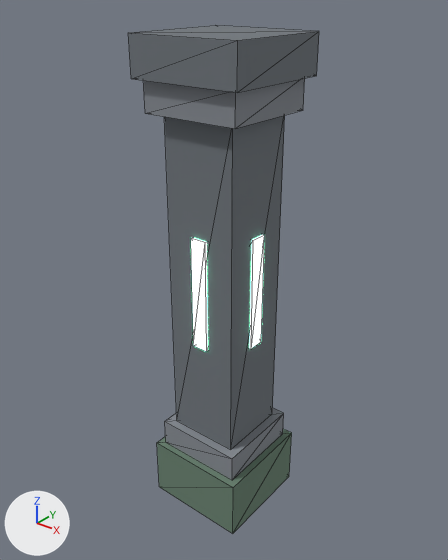
One commit to the glTF model assets/models/castle/castle_pillar.glb: the scene before it, then after it.
Both versions are drawn from a 50 mm lens placed at (2.39, -3.0, 3.67), pointed at (-0.03, 0.03, 1.8). The lights are fixed; the arrows at lower left show +X, +Y and +Z. The older version comes first. Mesh edges are drawn as thin lines. Vertices at exactly the same position are counted once.

In view in the first picture: 'Castle_Pillar'.
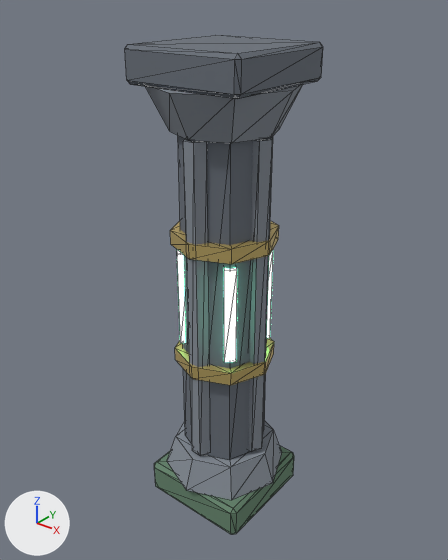
The change in detail:
Material 'PS1_GoldTrim' (mat_ps1_goldtrim) is new.
Its base color is (0.72, 0.55, 0.2) (yellow #ddc47c).
Its metallic is 0.65.
Its roughness is 0.4.
me_castle_pillar is used by ob_castle_pillar; location (0.0, 0.0, 0.0).
me_castle_pillar had 56 vertices, 84 faces and spanned x -0.39..0.39, y -0.39..0.39, z 0.0..3.4.
me_castle_pillar now has 208 vertices, 356 faces and spans x -0.48..0.48, y -0.48..0.48, z 0.0..3.34.
me_castle_pillar part 1: a new loose piece, an 8-sided cut cone along z (radius 0.31 at the low end, 0.29 at the high end) spanning x -0.31..0.31, y -0.31..0.31, z 0.5..2.86, in mat_ps1_stonedark (grey #696f79).
me_castle_pillar part 2: a new loose piece, an 8-sided cut cone along z (radius 0.46 at the low end, 0.38 at the high end) spanning x -0.46..0.46, y -0.46..0.46, z 0.26..0.5, in mat_ps1_stonelight (grey #868e97).
me_castle_pillar part 3: a new loose piece, a 6-sided cylinder along z spanning x 0.19..0.35, y -0.07..0.07, z 0.53..2.83, in mat_ps1_stonelight (grey #868e97).
me_castle_pillar part 4: a new loose piece, a 6-sided cylinder along z spanning x -0.08..0.08, y -0.34..-0.2, z 0.53..2.83, in mat_ps1_stonelight (grey #868e97).
me_castle_pillar part 5: a new loose piece, an 8-sided cut cone along z (radius 0.34 at the low end, 0.48 at the high end) spanning x -0.48..0.48, y -0.48..0.48, z 2.84..3.12, in mat_ps1_stonelight (grey #868e97).
me_castle_pillar part 6: a new loose piece, an 8-sided cylinder along z spanning x -0.36..0.36, y -0.36..0.36, z 1.2..1.3, in mat_ps1_goldtrim (yellow #ddc47c).
me_castle_pillar part 7: a new loose piece, an 8-sided cylinder along z spanning x -0.36..0.36, y -0.36..0.36, z 2.1..2.2, in mat_ps1_goldtrim (yellow #ddc47c).
me_castle_pillar part 8: the loose piece of 8 vertices spanning x -0.39..0.39, y -0.39..0.39, z 3.15..3.4 is rebuilt with 24 vertices and now spans x -0.42..0.42, y -0.42..0.42, z 3.12..3.34.
me_castle_pillar part 9: the loose piece of 8 vertices spanning x -0.06..0.06, y -0.28..0.28, z 1.4..2.2 is deleted.
me_castle_pillar part 10: the loose piece of 8 vertices spanning x -0.32..0.32, y -0.32..0.32, z 0.45..0.65 is deleted.
me_castle_pillar part 11: the loose piece of 8 vertices spanning x -0.28..0.28, y -0.06..0.06, z 1.4..2.2 is deleted.
me_castle_pillar part 12: the loose piece of 8 vertices spanning x -0.34..0.34, y -0.34..0.34, z 2.95..3.15 is deleted.
me_castle_pillar part 13: 12 vertices removed from x -0.38..0.38, y -0.38..0.38, z 0.45..2.95; 20 vertices added at x -0.41..0.41, y -0.41..0.41, z 0.03..0.26.
me_castle_pillar part 14: 32 vertices added at x -0.25..0.25, y -0.25..0.25, z 1.36..2.04.
Other edits to the shape of me_castle_pillar do not show in these pictures.
me_castle_pillar gains material mat_ps1_goldtrim (yellow #ddc47c).

Boxes [x1, y1, x2, y2] around the edits, measured in the pictures (448 x 560 px; the box of a moved part takes in the faces that stretch with it):
'Castle_Pillar', reshaped
    before: [128, 26, 319, 533]
    after: [125, 35, 323, 534]
part 1 of me_castle_pillar, added
    after: [178, 136, 267, 460]
part 2 of me_castle_pillar, added
    after: [167, 421, 282, 500]
part 3 of me_castle_pillar, added
    after: [249, 137, 273, 451]
part 4 of me_castle_pillar, added
    after: [183, 139, 209, 455]
part 5 of me_castle_pillar, added
    after: [145, 84, 303, 143]
part 6 of me_castle_pillar, added (yellow)
    after: [175, 338, 274, 385]
part 7 of me_castle_pillar, added (yellow)
    after: [170, 221, 279, 264]
part 8 of me_castle_pillar, rebuilt
    before: [128, 26, 319, 93]
    after: [125, 35, 323, 99]
part 9 of me_castle_pillar, deleted
    before: [191, 237, 208, 352]
part 10 of me_castle_pillar, deleted
    before: [165, 408, 284, 480]
part 11 of me_castle_pillar, deleted
    before: [249, 234, 265, 349]
part 12 of me_castle_pillar, deleted
    before: [143, 78, 305, 129]
part 13 of me_castle_pillar, moved or reshaped
    before: [157, 115, 292, 533]
    after: [154, 446, 294, 534]
part 14 of me_castle_pillar, added
    after: [177, 250, 273, 363]
